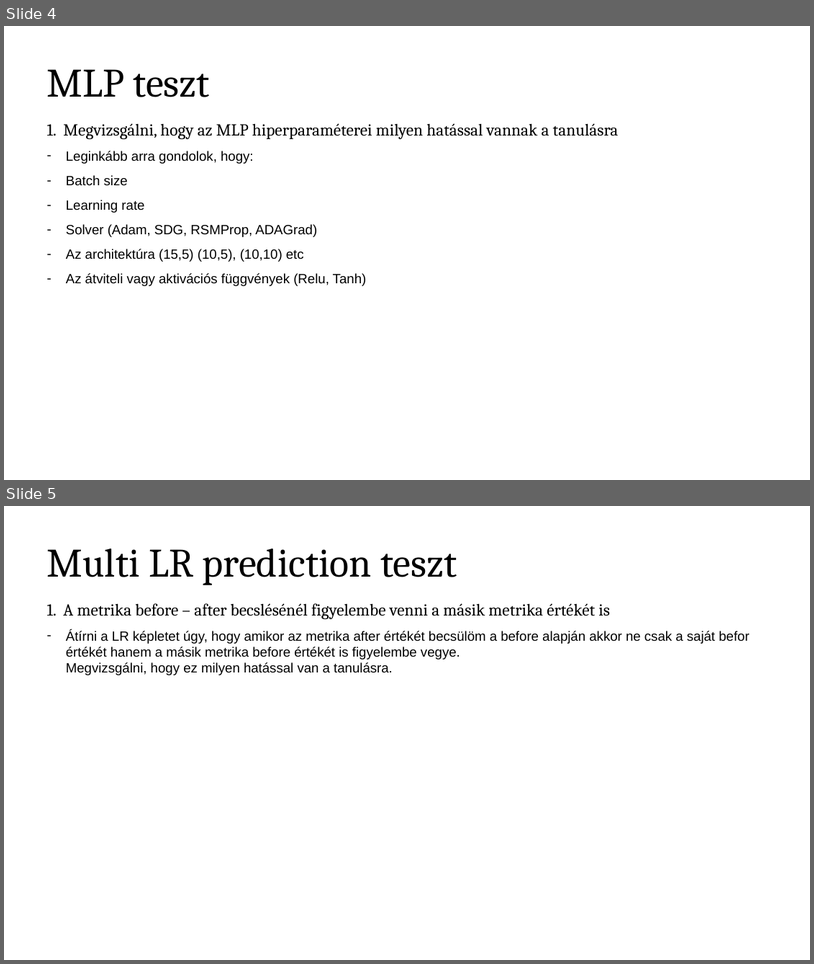
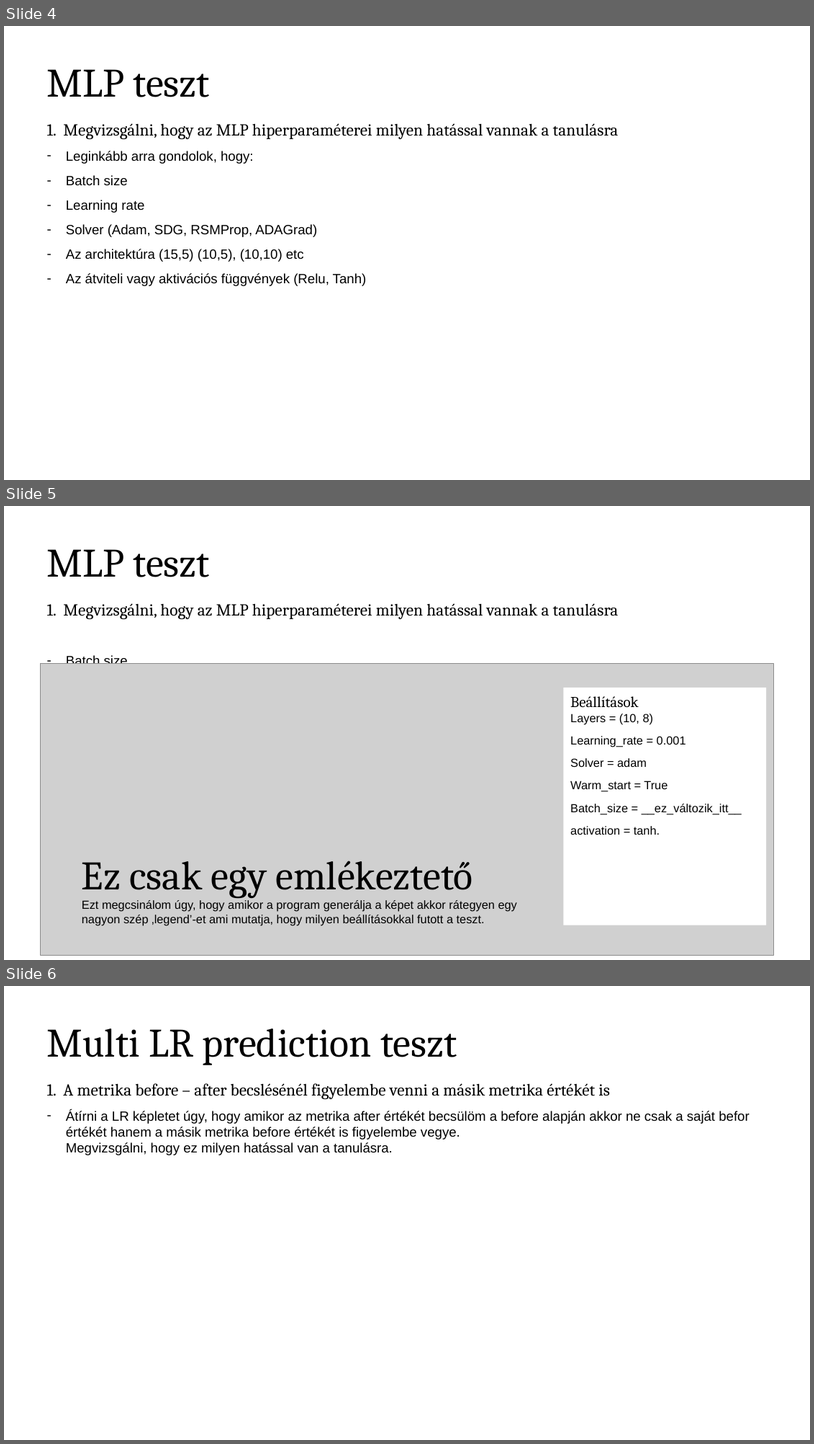
Before and after one commit to JoDeMiro/TMP, a slide deck: Results/PhD-Results.pptx. Shown one above the other, each under a label of ours: slides 4 and 5 before the commit, slides 4, 5 and 6 after it. The pictures are 814x964 and 814x1444 pixels, drawn with LibreOffice and Linux fonts; fonts in the diff are those of the drawing; grey boxes stand for pictures. Boxes give left, top, right and bottom in pixels: in the first picture for what was removed or moved away, otherwise in the second. Text is boxed around its words. In the diff, an @@ line names an element or a change of style, - is before the commit and + after.

Commit message:
new ppt batch_size test

```diff
--- a/Results/PhD-Results.pptx
+++ b/Results/PhD-Results.pptx
@@ slide 5 added at [4,506,810,960], background #FFFFFF @@
@@ text added at [47,549,210,577], 48 pt, text #000000 @@
+MLP teszt
@@ text added at [47,603,619,664], 20 pt, text #000000 @@
+1. Megvizsgálni, hogy az MLP hiperparaméterei milyen hatással vannak a tanulásra
+– Batch size
@@ picture added at [41,663,774,955] @@
@@ rectangle added at [563,687,766,925], fill #FFFFFF, 14 pt, text #000000 @@
+Beállítások
+Layers = (10, 8)
+Learning_rate = 0.001
+Solver = adam
+Warm_start = True
+Batch_size = __ez_változik_itt__
+activation = tanh.
@@ text added at [82,860,517,925], 14 pt, text #000000 @@
+Ez csak egy emlékeztető
+Ezt megcsinálom úgy, hogy amikor a program generálja a képet akkor rátegyen egy nagyon szép ‚legend’-et ami mutatja, hogy milyen beállításokkal futott a teszt.
@@ what was slide 5 is now slide 6 @@
```
